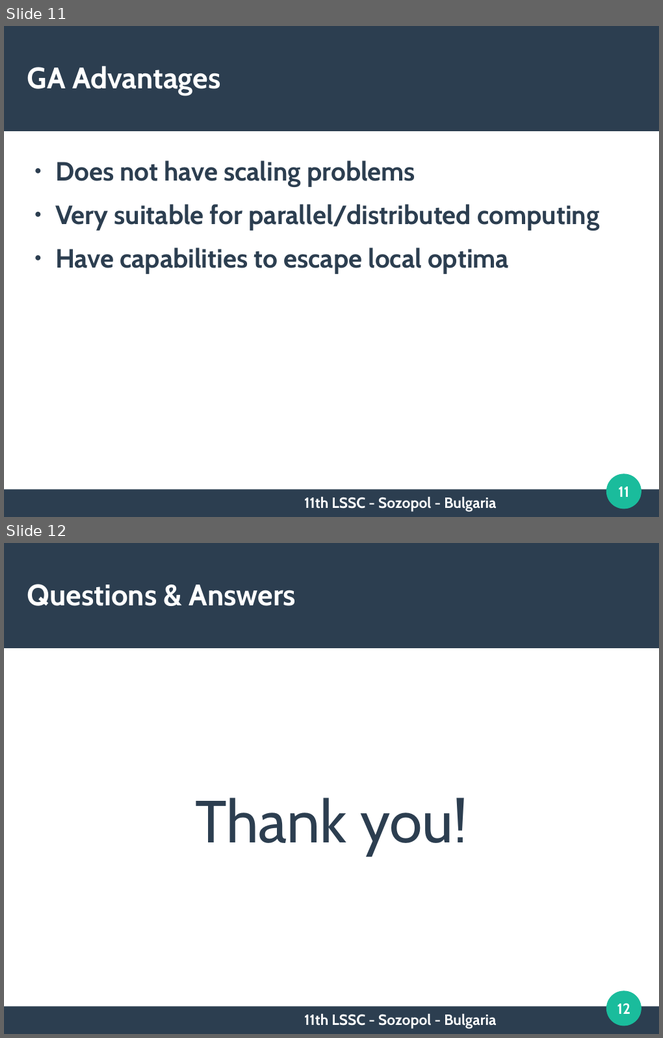
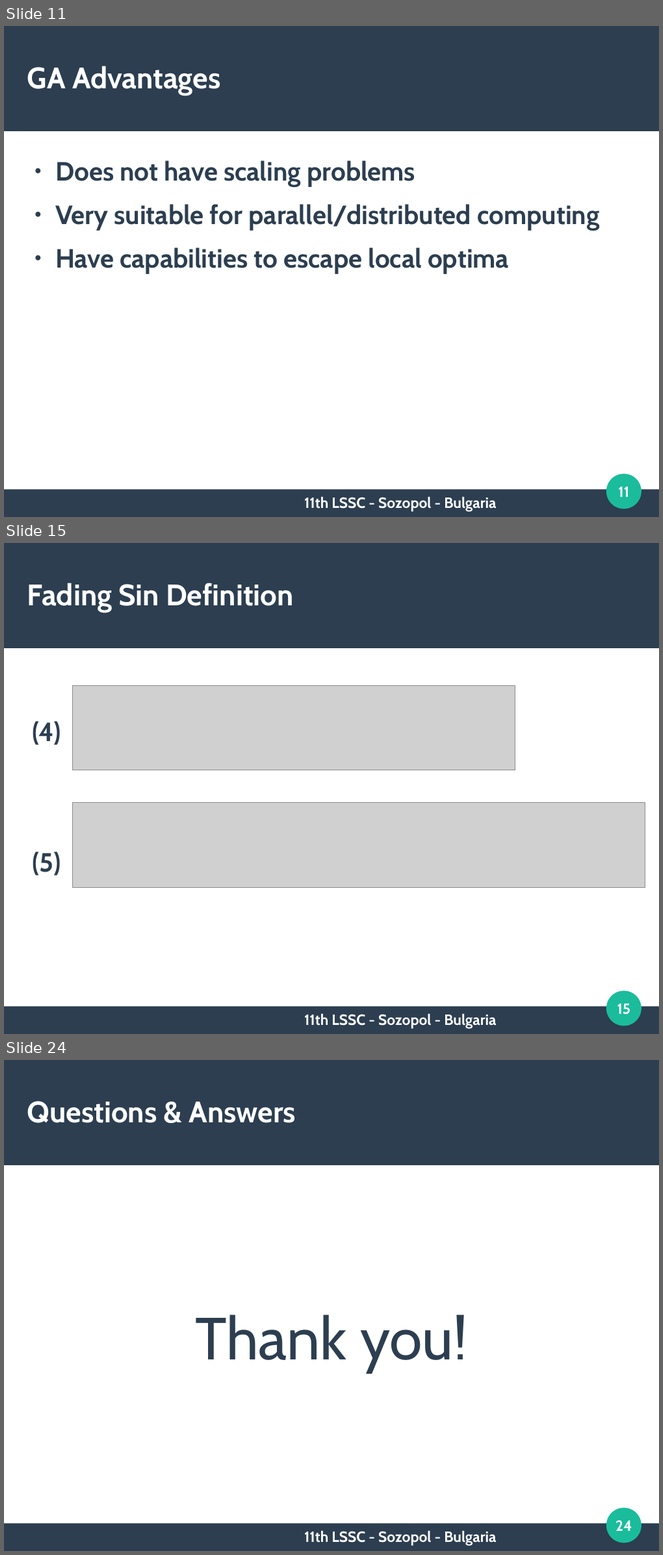
Before and after one commit to TodorBalabanov/Large-Scale-Scientific-Computations-2017, a slide deck: HybridApproachBasedOnCombinationOfBackpropagationAndEvolutionaryAlgorithmsForArtificialNeuralNetworksTrainingByUsingMobileDevicesInDistributedComputingEnvironment.odp. Shown one above the other, each under a label of ours: slides 11 and 12 before the commit, slides 11, 15 and 24 after it; the slides between them are not shown. The pictures are 663x1038 and 663x1555 pixels, drawn with LibreOffice and Linux fonts; fonts in the diff are those of the drawing; grey boxes stand for pictures; background and template pictures are left out. Boxes give left, top, right and bottom in pixels: in the first picture for what was removed or moved away, otherwise in the second. Text is boxed around its words. In the diff, an @@ line names an element or a change of style, - is before the commit and + after.

```diff
--- a/HybridApproachBasedOnCombinationOfBackpropagationAndEvolutionaryAlgorithmsForArtificialNeuralNetworksTrainingByUsingMobileDevicesInDistributedComputingEnvironment.odp
+++ b/HybridApproachBasedOnCombinationOfBackpropagationAndEvolutionaryAlgorithmsForArtificialNeuralNetworksTrainingByUsingMobileDevicesInDistributedComputingEnvironment.odp
@@ slide 15 added at (4,543,659,1034), background #FFFFFF; not listed: 3 template elements that a slide beside it also shows @@
@@ title added at (27,583,293,613), 36 pt, text #FFFFFF, bold @@
+Fading Sin Definition
@@ picture added at (72,686,516,771) @@
@@ text added at (32,721,61,876), 32 pt, text #2C3E50, bold @@
+(4)
+(5)
@@ picture added at (72,803,646,888) @@
@@ page number added at (618,1004,631,1015), 18 pt, text #FFFFFF, bold @@
+15
@@ text added at (304,1014,496,1029), 18 pt, text #FFFFFF, bold @@
+11th LSSC - Sozopol - Bulgaria
@@ what was slide 12 is now slide 24 @@
@@ page number at (616,1520,632,1531): text changed @@
-12
+24
```
Also in this commit, not shown: 1 slide changed, 11 other slides added.
